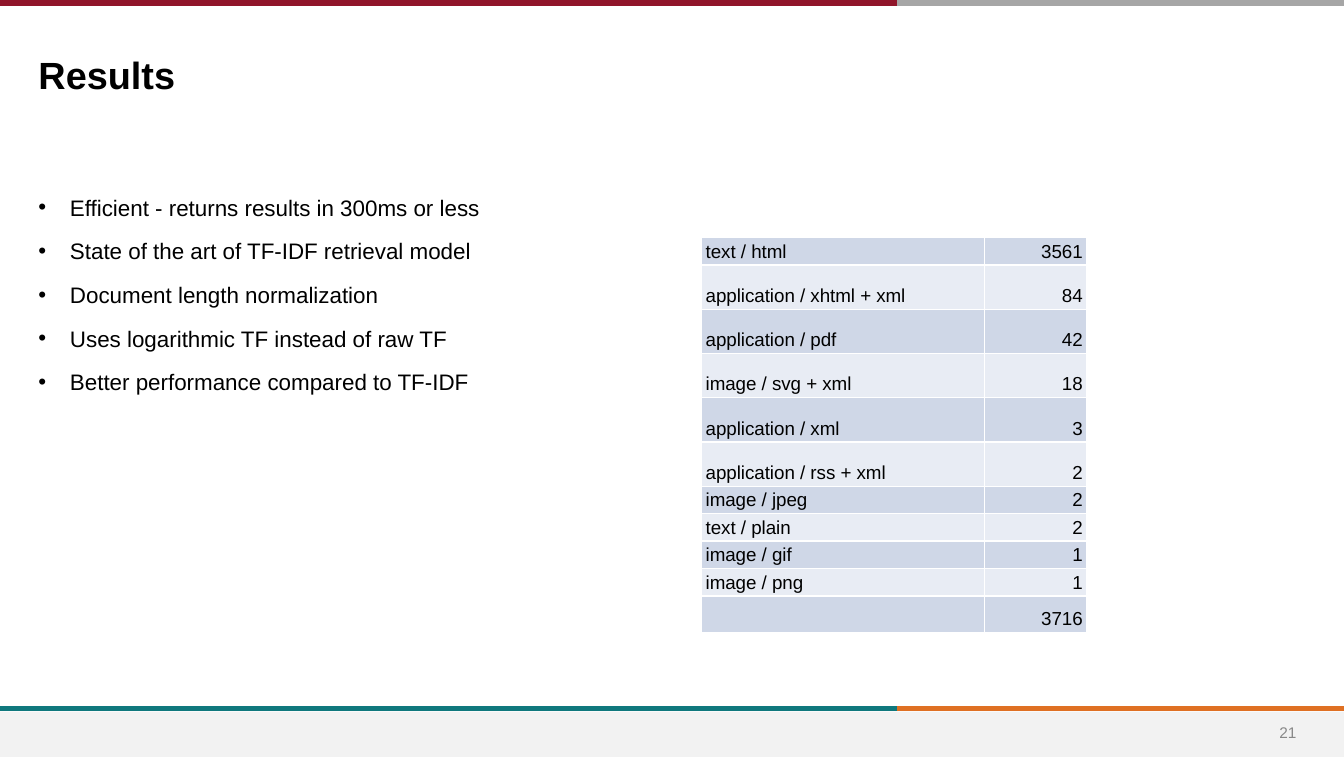
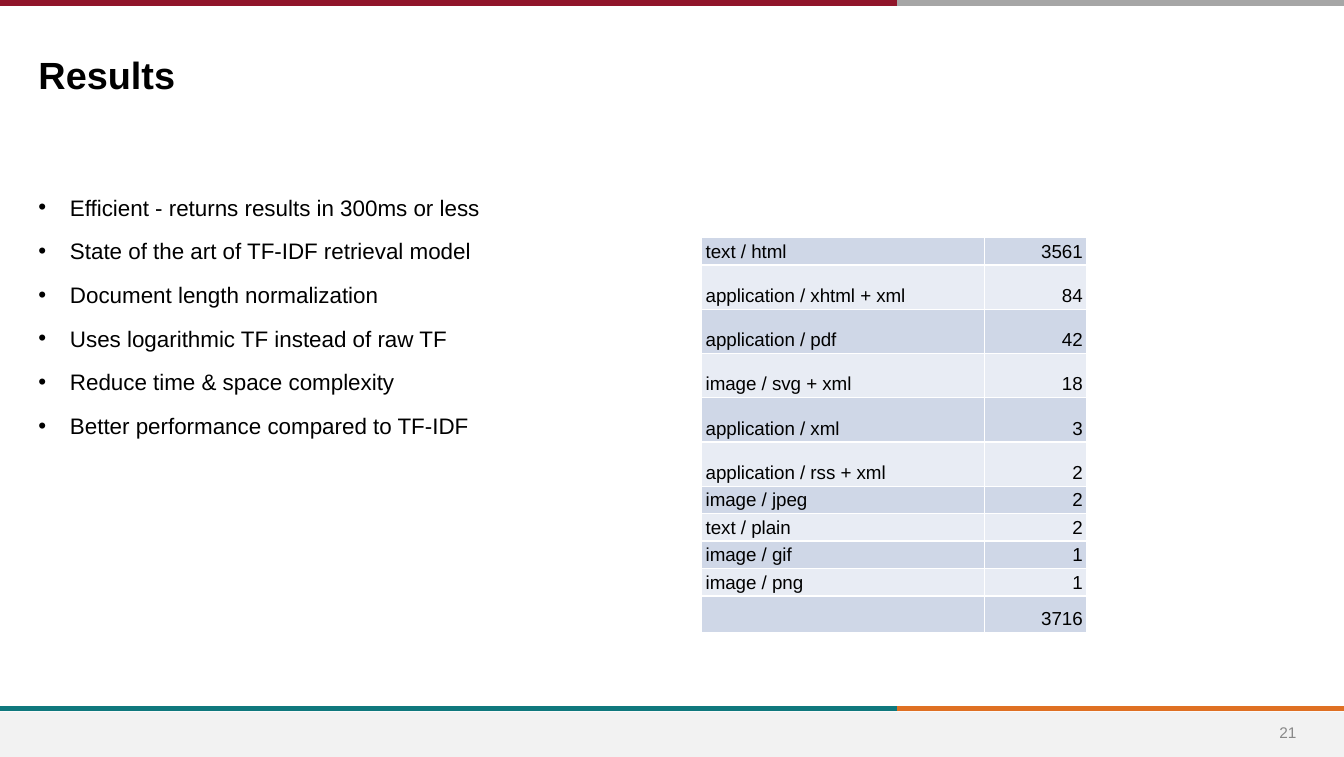
Before and after one commit to devharsh/MediCrawl, a slide deck: slide 21 of docs/MediCrawl_May4_2020.pptx. Drawn at 1344x757 pixels with LibreOffice and Linux fonts; fonts in the diff are those of the drawing; background and template pictures are left out. Boxes give left, top, right and bottom in pixels: in the first picture for what was removed or moved away, otherwise in the second. Text is boxed around its words. In the diff, an @@ line names an element or a change of style, - is before the commit and + after.

```diff
--- a/docs/MediCrawl_May4_2020.pptx
+++ b/docs/MediCrawl_May4_2020.pptx
@@ text at (70, 373, 395, 395): paragraph added @@
+• Reduce time & space complexity
```
Also in this commit, not shown: 16 other slides changed, 3 other files.
